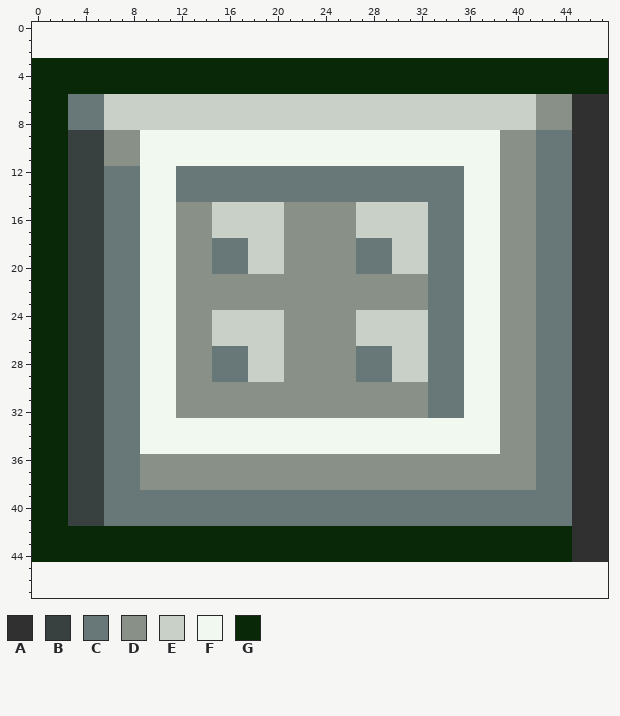
Edited in one commit: pixel-art sprite (Bomberman/data/wall.png). That is the earlier state.
The file is 48x42 pixels. Colours within 5 levels of each other are drawn and written as one. The old version is drawn lined up with the new one, on the new canvas.
Palette (. is transparent): A #303030  B #384040  C #687878  D #889088  E #c8d0c8  F #f0f8f0  G #082808
Pixels before, first column x 0:
 3 GGGGGGGGGGGGGGGGGGGGGGGGGGGGGGGGGGGGGGGGGGGGGGGG
 4 GGGGGGGGGGGGGGGGGGGGGGGGGGGGGGGGGGGGGGGGGGGGGGGG
 5 GGGGGGGGGGGGGGGGGGGGGGGGGGGGGGGGGGGGGGGGGGGGGGGG
 6 GGGCCCEEEEEEEEEEEEEEEEEEEEEEEEEEEEEEEEEEEEDDDAAA
 7 GGGCCCEEEEEEEEEEEEEEEEEEEEEEEEEEEEEEEEEEEEDDDAAA
 8 GGGCCCEEEEEEEEEEEEEEEEEEEEEEEEEEEEEEEEEEEEDDDAAA
 9 GGGBBBDDDFFFFFFFFFFFFFFFFFFFFFFFFFFFFFFDDDCCCAAA
10 GGGBBBDDDFFFFFFFFFFFFFFFFFFFFFFFFFFFFFFDDDCCCAAA
11 GGGBBBDDDFFFFFFFFFFFFFFFFFFFFFFFFFFFFFFDDDCCCAAA
12 GGGBBBCCCFFFCCCCCCCCCCCCCCCCCCCCCCCCFFFDDDCCCAAA
13 GGGBBBCCCFFFCCCCCCCCCCCCCCCCCCCCCCCCFFFDDDCCCAAA
14 GGGBBBCCCFFFCCCCCCCCCCCCCCCCCCCCCCCCFFFDDDCCCAAA
15 GGGBBBCCCFFFDDDEEEEEEDDDDDDEEEEEECCCFFFDDDCCCAAA
16 GGGBBBCCCFFFDDDEEEEEEDDDDDDEEEEEECCCFFFDDDCCCAAA
17 GGGBBBCCCFFFDDDEEEEEEDDDDDDEEEEEECCCFFFDDDCCCAAA
18 GGGBBBCCCFFFDDDCCCEEEDDDDDDCCCEEECCCFFFDDDCCCAAA
19 GGGBBBCCCFFFDDDCCCEEEDDDDDDCCCEEECCCFFFDDDCCCAAA
20 GGGBBBCCCFFFDDDCCCEEEDDDDDDCCCEEECCCFFFDDDCCCAAA
21 GGGBBBCCCFFFDDDDDDDDDDDDDDDDDDDDDCCCFFFDDDCCCAAA
22 GGGBBBCCCFFFDDDDDDDDDDDDDDDDDDDDDCCCFFFDDDCCCAAA
23 GGGBBBCCCFFFDDDDDDDDDDDDDDDDDDDDDCCCFFFDDDCCCAAA
24 GGGBBBCCCFFFDDDEEEEEEDDDDDDEEEEEECCCFFFDDDCCCAAA
25 GGGBBBCCCFFFDDDEEEEEEDDDDDDEEEEEECCCFFFDDDCCCAAA
26 GGGBBBCCCFFFDDDEEEEEEDDDDDDEEEEEECCCFFFDDDCCCAAA
27 GGGBBBCCCFFFDDDCCCEEEDDDDDDCCCEEECCCFFFDDDCCCAAA
28 GGGBBBCCCFFFDDDCCCEEEDDDDDDCCCEEECCCFFFDDDCCCAAA
29 GGGBBBCCCFFFDDDCCCEEEDDDDDDCCCEEECCCFFFDDDCCCAAA
30 GGGBBBCCCFFFDDDDDDDDDDDDDDDDDDDDDCCCFFFDDDCCCAAA
31 GGGBBBCCCFFFDDDDDDDDDDDDDDDDDDDDDCCCFFFDDDCCCAAA
32 GGGBBBCCCFFFDDDDDDDDDDDDDDDDDDDDDCCCFFFDDDCCCAAA
33 GGGBBBCCCFFFFFFFFFFFFFFFFFFFFFFFFFFFFFFDDDCCCAAA
34 GGGBBBCCCFFFFFFFFFFFFFFFFFFFFFFFFFFFFFFDDDCCCAAA
35 GGGBBBCCCFFFFFFFFFFFFFFFFFFFFFFFFFFFFFFDDDCCCAAA
36 GGGBBBCCCDDDDDDDDDDDDDDDDDDDDDDDDDDDDDDDDDCCCAAA
37 GGGBBBCCCDDDDDDDDDDDDDDDDDDDDDDDDDDDDDDDDDCCCAAA
38 GGGBBBCCCDDDDDDDDDDDDDDDDDDDDDDDDDDDDDDDDDCCCAAA
39 GGGBBBCCCCCCCCCCCCCCCCCCCCCCCCCCCCCCCCCCCCCCCAAA
40 GGGBBBCCCCCCCCCCCCCCCCCCCCCCCCCCCCCCCCCCCCCCCAAA
41 GGGBBBCCCCCCCCCCCCCCCCCCCCCCCCCCCCCCCCCCCCCCCAAA
42 GGGGGGGGGGGGGGGGGGGGGGGGGGGGGGGGGGGGGGGGGGGGGAAA
43 GGGGGGGGGGGGGGGGGGGGGGGGGGGGGGGGGGGGGGGGGGGGGAAA
44 GGGGGGGGGGGGGGGGGGGGGGGGGGGGGGGGGGGGGGGGGGGGGAAA
The same view after the edit:
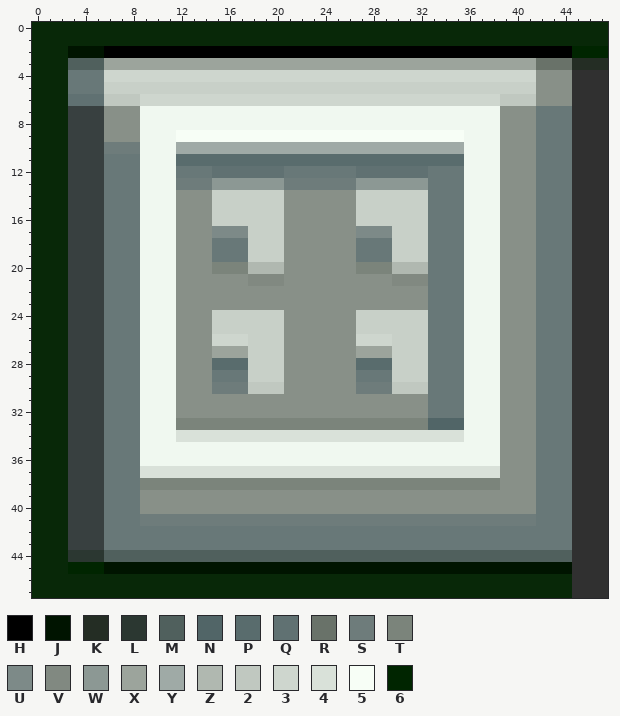
Colours new in this view: H #000000  J #001400  K #242d24  L #2b3731  M #50605d  N #516567  P #596c6d  Q #607172  R #697269  S #6e7c7b  T #7b847b  U #7d8a88  V #818981  W #8c9894  X #9ca49c  Y #9faaa6  Z #b0b8b0  2 #c0c8c0  3 #ced6ce  4 #d9e1d9  5 #f7fef6  6 #002500
The author wrote: added map creating without brick walls
Difference:
canvas 48x42 -> 48x48, the old top-left corner now at 0,3
Changed rows in their new state; - is an unchanged pixel.
first column x 0:
 0 GGGGGGGGGGGGGGGGGGGGGGGGGGGGGGGGGGGGGGGGGGGGGGGG
 1 GGGGGGGGGGGGGGGGGGGGGGGGGGGGGGGGGGGGGGGGGGGGGGGG
 2 GGGJJJHHHHHHHHHHHHHHHHHHHHHHHHHHHHHHHHHHHHHHH666
 3 ---MMMXXXXXXXXXXXXXXXXXXXXXXXXXXXXXXXXXXXXRRRKKK
 4 ---CCC333333333333333333333333333333333333DDDAAA
 5 ---CCCEEEEEEEEEEEEEEEEEEEEEEEEEEEEEEEEEEEEDDDAAA
 6 ---QQQ222333333333333333333333333333333222------
 7 ---BBBDDDFFFFFFFFFFFFFFFFFFFFFFFFFFFFFFDDDCCC---
 8 ---BBBDDDFFFFFFFFFFFFFFFFFFFFFFFFFFFFFFDDDCCC---
 9 ------------555555555555555555555555------------
10 ------SSS---YYYYYYYYYYYYYYYYYYYYYYYY------------
11 ------CCC---PPPPPPPPPPPPPPPPPPPPPPPP------------
12 ---------------QQQQQQ------QQQQQQ---------------
13 ------------SSSWWWWWWSSSSSSWWWWWW---------------
14 ------------DDDEEEEEEDDDDDDEEEEEE---------------
17 ---------------UUU---------UUU------------------
20 ---------------TTTZZZ------TTTZZZ---------------
21 ------------------VVV---------VVV---------------
first column x 0:
26 ---------------333---------333------------------
27 ---------------XXX---------XXX------------------
28 ---------------PPP---------PPP------------------
30 ---------------SSS222------SSS222---------------
33 ------------TTTTTTTTTTTTTTTTTTTTTNNN------------
34 ------------444444444444444444444444------------
36 ---------FFFFFFFFFFFFFFFFFFFFFFFFFFFFFF---------
37 ---------444444444444444444444444444444---------
38 ---------TTTTTTTTTTTTTTTTTTTTTTTTTTTTTT---------
39 ---------DDDDDDDDDDDDDDDDDDDDDDDDDDDDDDDDD------
40 ---------DDDDDDDDDDDDDDDDDDDDDDDDDDDDDDDDD------
41 ---------SSSSSSSSSSSSSSSSSSSSSSSSSSSSSSSSS------
42 ---BBBCCCCCCCCCCCCCCCCCCCCCCCCCCCCCCCCCCCCCCC---
43 ---BBBCCCCCCCCCCCCCCCCCCCCCCCCCCCCCCCCCCCCCCC---
44 ---LLLMMMMMMMMMMMMMMMMMMMMMMMMMMMMMMMMMMMMMMM---
45 GGG666JJJJJJJJJJJJJJJJJJJJJJJJJJJJJJJJJJJJJJJAAA
46 GGGGGGGGGGGGGGGGGGGGGGGGGGGGGGGGGGGGGGGGGGGGGAAA
47 GGGGGGGGGGGGGGGGGGGGGGGGGGGGGGGGGGGGGGGGGGGGGAAA
